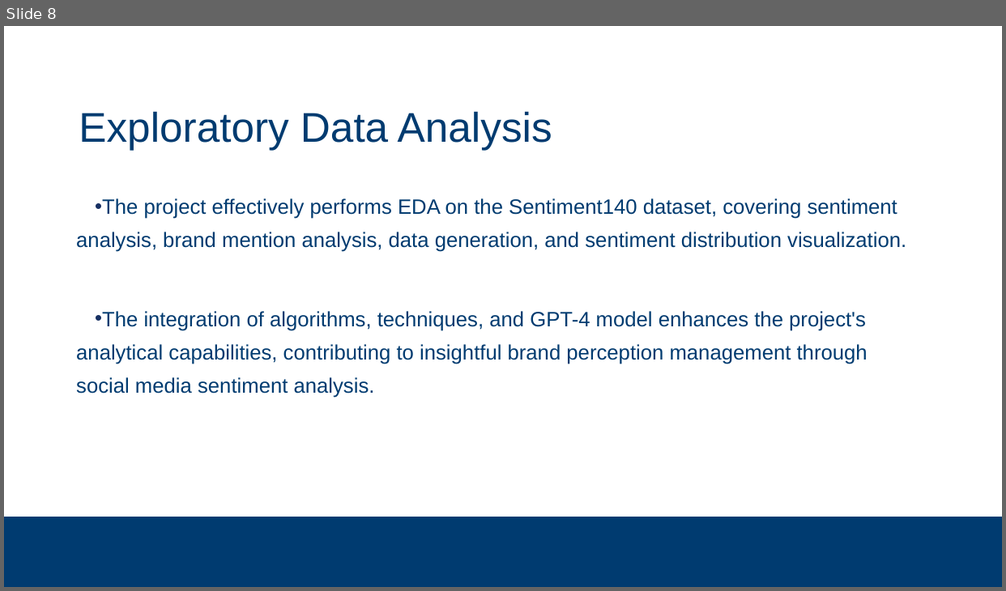
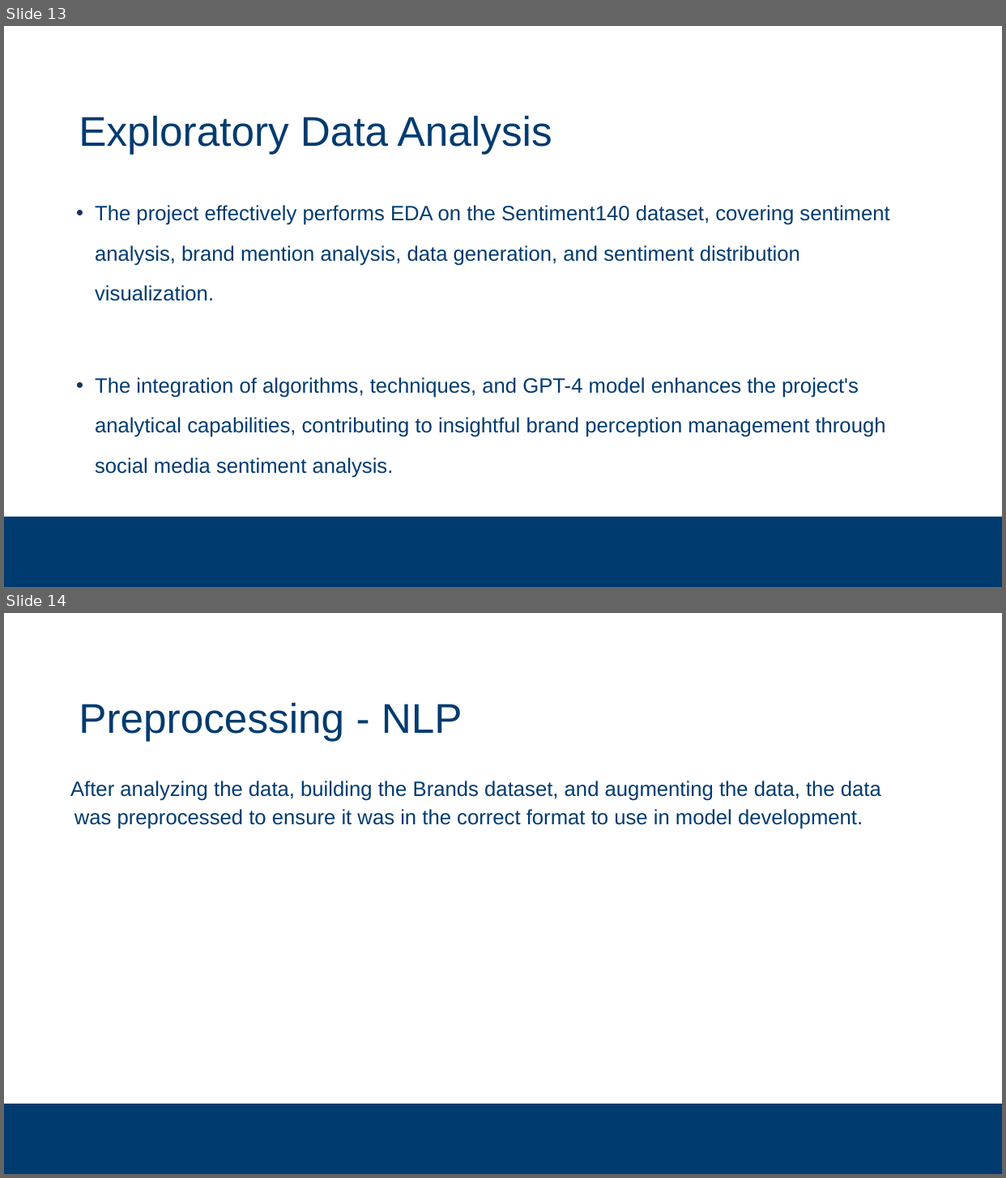
Before and after one commit to subsystem3/project, a slide deck: Final-Project-Team-2.pptx. Shown one above the other, each under a label of ours: slide 8 before the commit, slides 13 and 14 after it. The pictures are 1006x591 and 1006x1178 pixels, drawn with LibreOffice and Linux fonts; fonts in the diff are those of the drawing; background and template pictures are left out. Boxes give left, top, right and bottom in pixels: in the first picture for what was removed or moved away, otherwise in the second. Text is boxed around its words. In the diff, an @@ line names an element or a change of style, - is before the commit and + after.

```diff
--- a/Final-Project-Team-2.pptx
+++ b/Final-Project-Team-2.pptx
@@ slide 14 added at [4,613,1002,1174], background #FFFFFF; not listed: 1 template element that a slide beside it also shows @@
@@ title added at [79,702,462,741], 40 pt, text #003B70 @@
+Preprocessing - NLP
@@ text added at [70,781,881,829], 20 pt, text #003B70 @@
+After analyzing the data, building the Brands dataset, and augmenting the data, the data was preprocessed to ensure it was in the correct format to use in model development.
@@ what was slide 8 is now slide 13 @@
@@ slide 13 changed as well @@
@@ title "Exploratory Data Analysis" at [79,115,552,154]: line spacing 42pt to 1.05 @@
@@ text "The project effectively performs EDA ..." at [95,205,889,478]: indent changed; line spacing 32pt to 1.6; less space between paragraphs @@
```
Also in this commit, not shown: 14 other slides changed, 11 other slides added, 6 slides removed.
